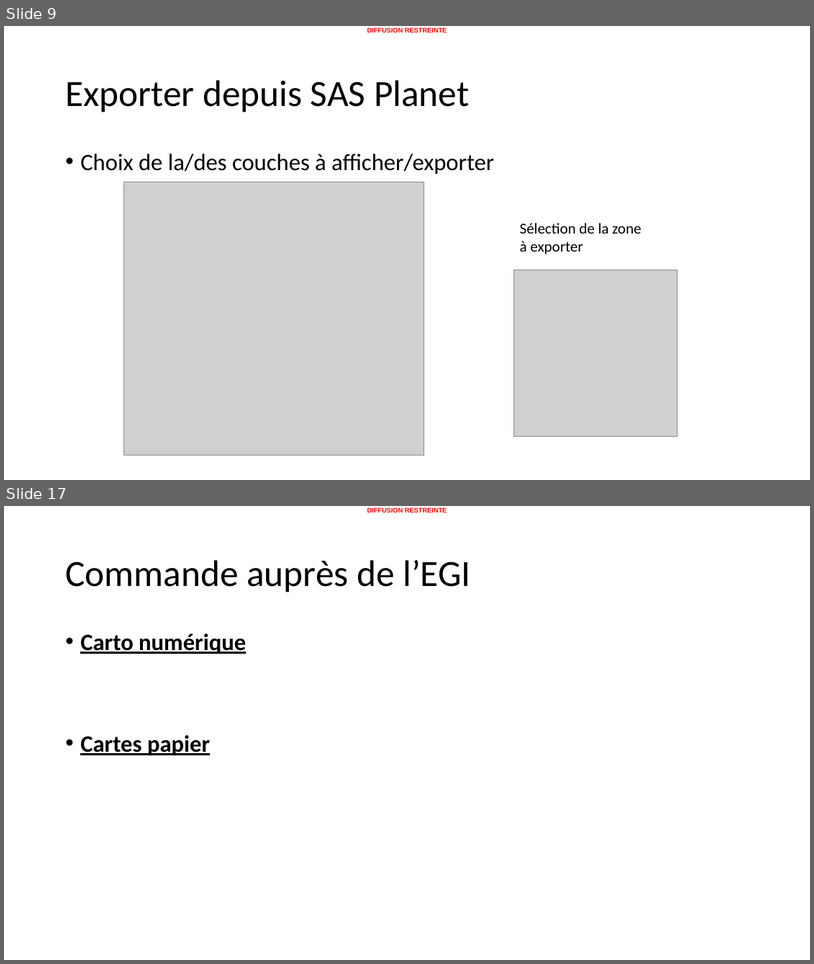
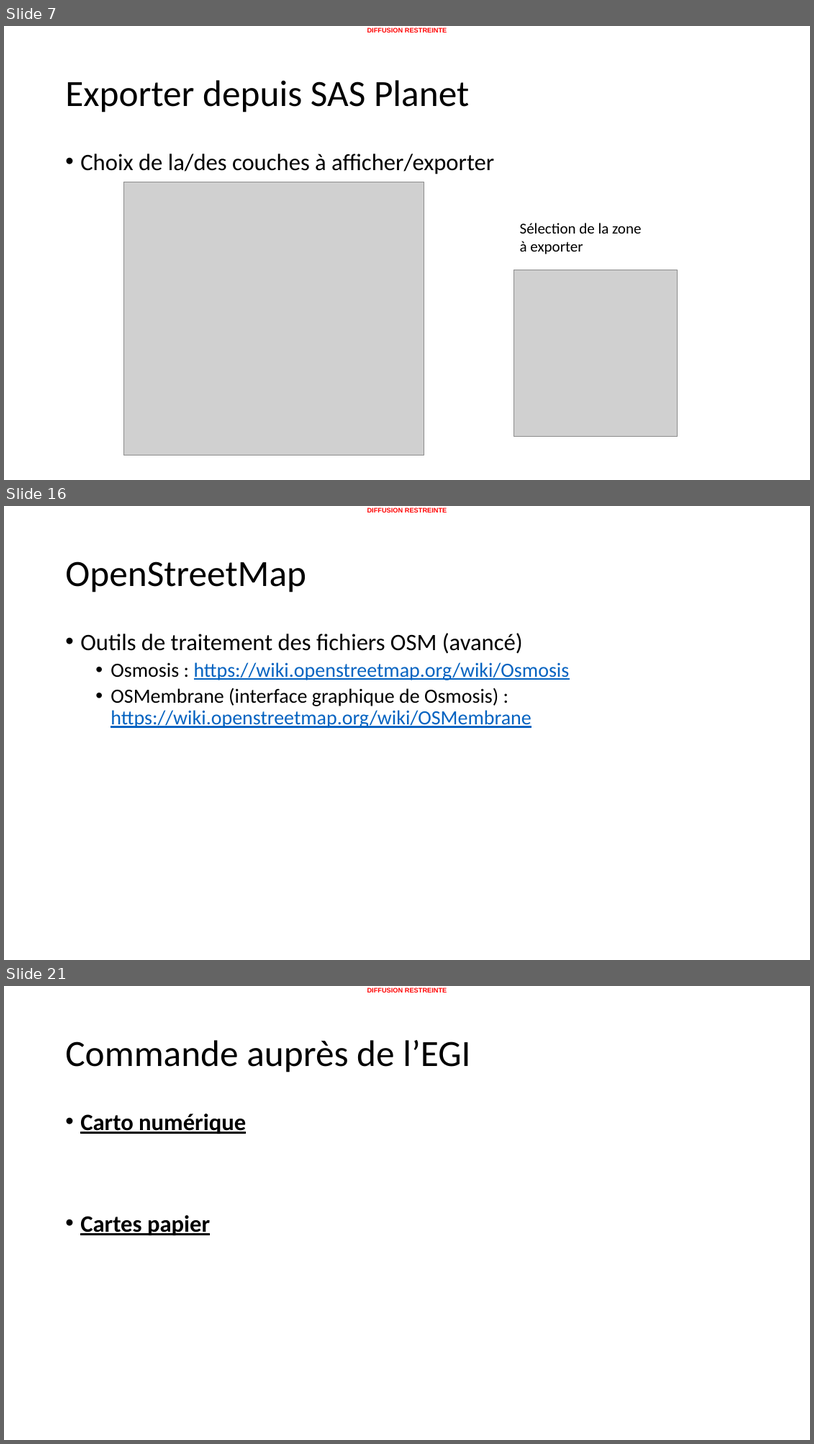
Before and after one commit to 20100dbg/OutilsGeo, a slide deck: cours/Guide - obtenir des cartes.pptx. Shown one above the other, each under a label of ours: slides 9 and 17 before the commit, slides 7, 16 and 21 after it; the slides between them are not shown. The pictures are 814x964 and 814x1444 pixels, drawn with LibreOffice and Linux fonts; fonts in the diff are those of the drawing; grey boxes stand for pictures; background and template pictures are left out. Boxes give left, top, right and bottom in pixels: in the first picture for what was removed or moved away, otherwise in the second. Text is boxed around its words. In the diff, an @@ line names an element or a change of style, - is before the commit and + after.

```diff
--- a/cours/Guide - obtenir des cartes.pptx
+++ b/cours/Guide - obtenir des cartes.pptx
@@ slide 16 added at [4, 506, 810, 960], background #FFFFFF; not listed: 1 template element that a slide beside it also shows @@
@@ title added at [65, 561, 306, 592], 44 pt, text #000000 @@
+OpenStreetMap
@@ text added at [80, 633, 570, 728], 24 pt, text #0563C1, underline @@
+• Outils de traitement des fichiers OSM (avancé)
+  • Osmosis : https://wiki.openstreetmap.org/wiki/Osmosis
+  • OSMembrane (interface graphique de Osmosis) : https://wiki.openstreetmap.org/wiki/OSMembrane
@@ what was slide 9 is now slide 7 @@
@@ what was slide 17 is now slide 21 @@
```
Also in this commit, not shown: 8 slides changed, 9 other slides added, 6 slides removed, 1 other file.
